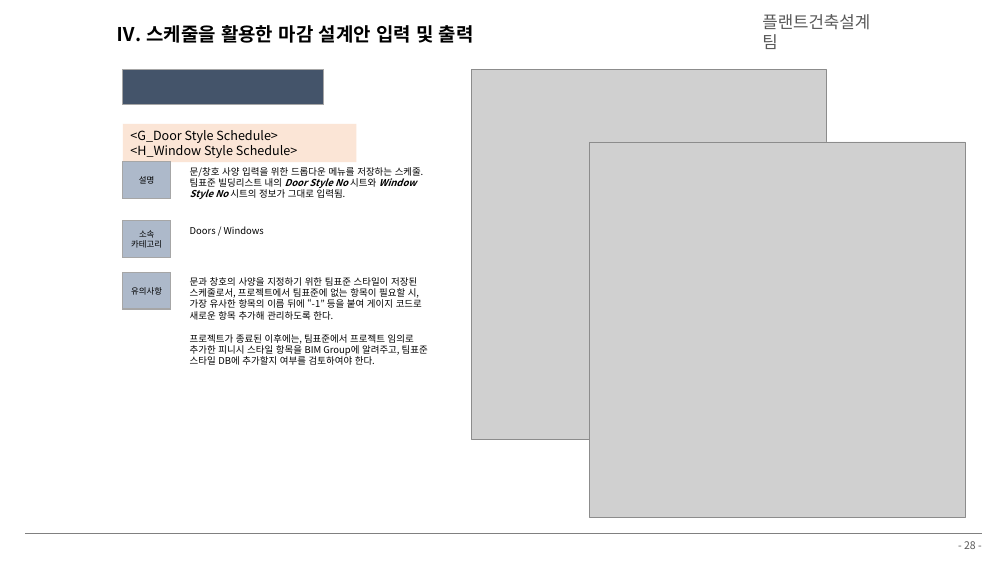
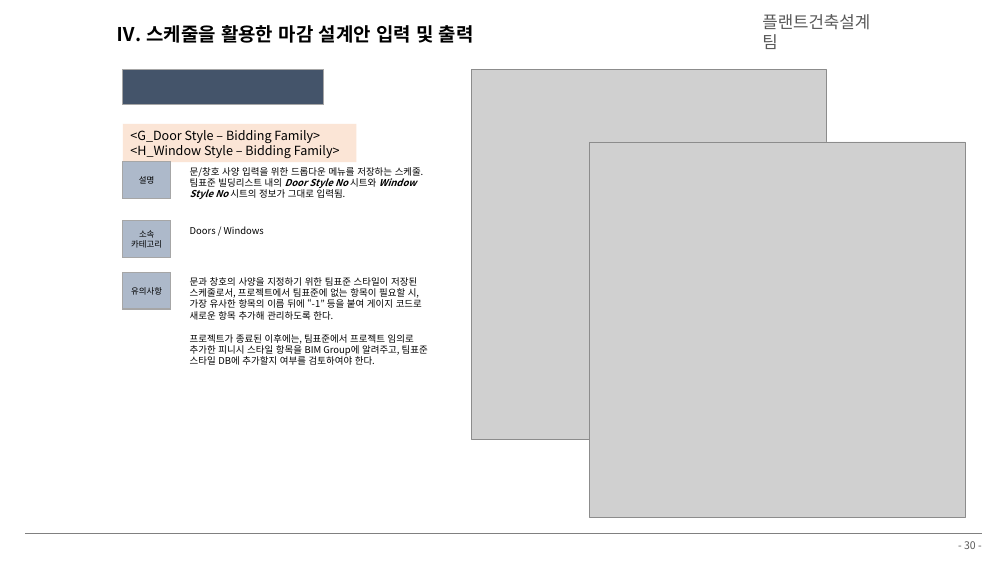
Before and after one commit to hnanmal/mQ, a slide deck: slide 30 of etc/_팀교육/플랜트건축설계팀_BIM 팀 교육자료(2024).pptx (slide 28 before the commit). Drawn at 1008x567 pixels with LibreOffice and Linux fonts; fonts in the diff are those of the drawing; grey boxes stand for pictures; background and template pictures are left out. Boxes give left, top, right and bottom in pixels: in the first picture for what was removed or moved away, otherwise in the second. Text is boxed around its words. In the diff, an @@ line names an element or a change of style, - is before the commit and + after.

```diff
--- a/etc/_팀교육/플랜트건축설계팀_BIM 팀 교육자료(2024).pptx
+++ b/etc/_팀교육/플랜트건축설계팀_BIM 팀 교육자료(2024).pptx
@@ text in rectangle at [130,130,340,158]: text changed @@
-<G_Door Style Schedule>
-<H_Window Style Schedule>
+<G_Door Style – Bidding Family>
+<H_Window Style – Bidding Family>
@@ page number at [964,541,976,549]: text changed @@
-- 28 -
+- 30 -
```
Also in this commit, not shown: 3 other slides changed, 2 slides added, 3 other files.
